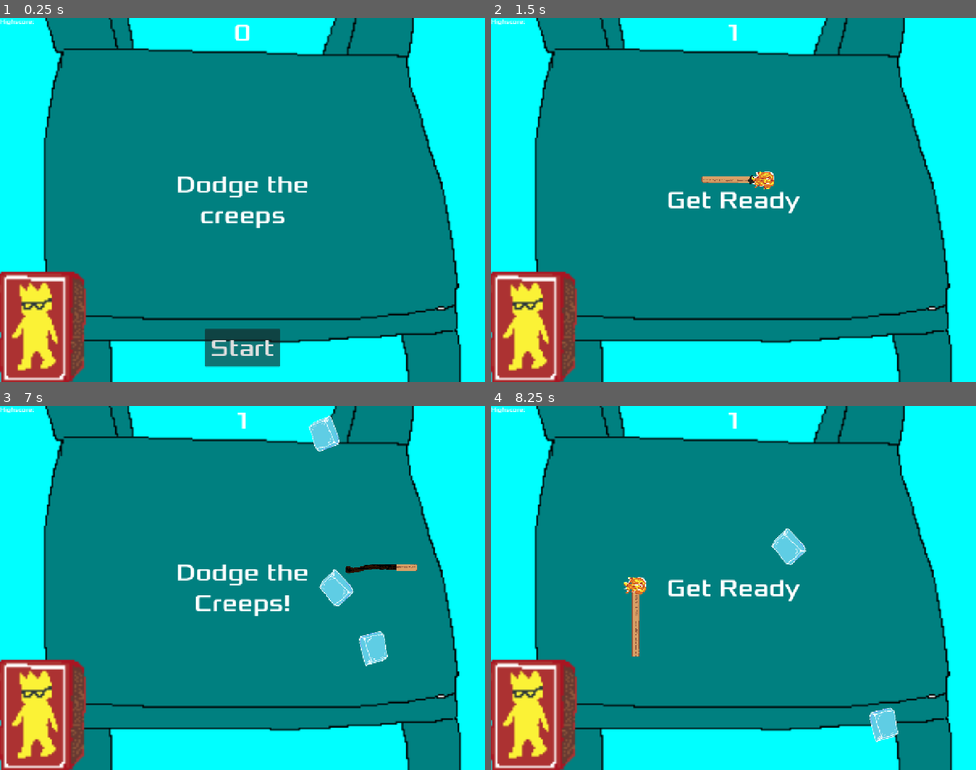
Above: before the commit, frames 1-4 (two rows, left to right).
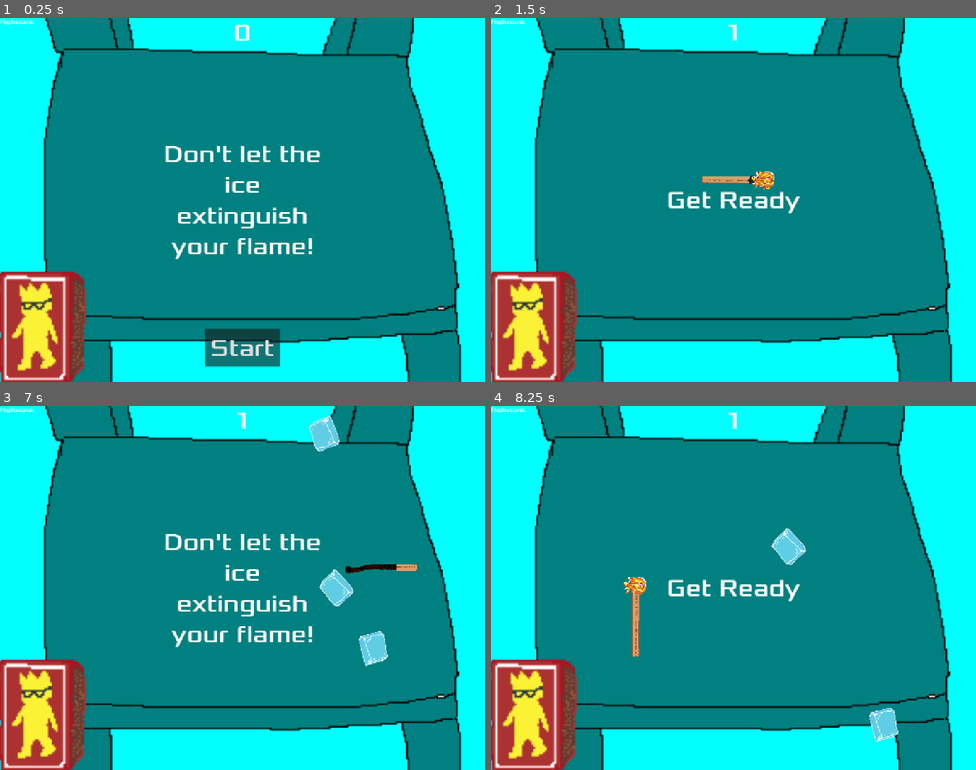
Above: after the commit, the same moments.

Repository: guskog/match-game
Game: Godot game, scene res://main.tscn
Same seed, same stepped clock (60 frames per second), same inputs: the game is played once before the commit and once after it.
Inputs:
- Up to frame 1 (0.25 s): no input
- Up to frame 2 (1.5 s): click "Start" at 0.5 s; hold Right (move_right) from 1.28 s (still down)
- Up to frame 3 (7 s): release Right (move_right) at 2.03 s; hold Down (move_down) 2.03-2.78 s; hold Right (move_right) 2.78-3.53 s; hold Up (move_up) 3.53-4.28 s; hold Left (move_left) 4.28-5.78 s; hold Down (move_down) 5.78-6.53 s; hold Right (move_right) from 6.53 s (still down)
- Up to frame 4 (8.25 s): release Right (move_right) at 7.28 s; hold Up (move_up) 7.28-8 s; click "Start" at 8 s

The runs differ from the first frame. In frame 1, 2.3% of the frame differs, in the area x 34-66%, y 35-67%; in frame 2, nothing differs; in frame 3, 2.4%; in frame 4, nothing differs.

Commit message:
Changed flavor text. Release 0.1

Diff:
--- a/hud.gd
+++ b/hud.gd
@@ -22,7 +22,7 @@
 	show_message("Game Over")
 	# Wait until messageTimer has counted down.
 	await $MessageTimer.timeout
-	$Message.text = "Dodge the Creeps!"
+	$Message.text = "Don't let the ice extinguish your flame!"
 	$Message.show()
 	# Make a one-shot timer and wait for it to finish
 	await get_tree().create_timer(1.0).timeout
--- a/hud.tscn
+++ b/hud.tscn
@@ -40,7 +40,7 @@
 grow_vertical = 2
 theme_override_fonts/font = ExtResource("1_37p78")
 theme_override_font_sizes/font_size = 64
-text = "Dodge the creeps"
+text = "Don't let the ice extinguish your flame!"
 horizontal_alignment = 1
 vertical_alignment = 1
 autowrap_mode = 2
--- a/mob.tscn
+++ b/mob.tscn
@@ -8,6 +8,7 @@
 [ext_resource type="Texture2D" uid="uid://d1nref1a1v3e8" path="res://art/enemySwimming_2.png" id="4_ieysi"]
 [ext_resource type="Texture2D" uid="uid://21up5du41v0u" path="res://art/enemyWalking_1.png" id="5_cixyi"]
 [ext_resource type="Texture2D" uid="uid://dkpnphfn7nv7k" path="res://art/enemyWalking_2.png" id="6_7ulmv"]
+[ext_resource type="Script" uid="uid://c1p7pfm4k1dw3" path="res://trail.gd" id="9_ieysi"]
 
 [sub_resource type="SpriteFrames" id="SpriteFrames_jfba5"]
 animations = [{
@@ -53,6 +54,19 @@
 "speed": 3.0
 }]
 
+[sub_resource type="Gradient" id="Gradient_cixyi"]
+colors = PackedColorArray(1, 1, 1, 0, 1, 1, 1, 1)
+
+[sub_resource type="Gradient" id="Gradient_1jxqw"]
+offsets = PackedFloat32Array(0, 0.512987, 1)
+colors = PackedColorArray(1, 1, 1, 0, 0, 0, 0, 1, 1, 1, 1, 0)
+
+[sub_resource type="GradientTexture2D" id="GradientTexture2D_7ulmv"]
+gradient = SubResource("Gradient_1jxqw")
+fill = 1
+fill_from = Vector2(0.47706422, 0.5091743)
+repeat = 1
+
 [sub_resource type="RectangleShape2D" id="RectangleShape2D_5vw27"]
 size = Vector2(63, 72.5)
 
@@ -69,6 +83,16 @@
 sprite_frames = SubResource("SpriteFrames_jfba5")
 animation = &"ice"
 
+[node name="Trail" type="Line2D" parent="AnimatedSprite2D" unique_id=1943792715]
+process_mode = 4
+top_level = true
+width = 46.645
+gradient = SubResource("Gradient_cixyi")
+texture = SubResource("GradientTexture2D_7ulmv")
+texture_mode = 1
+joint_mode = 2
+script = ExtResource("9_ieysi")
+
 [node name="CollisionShape2D" type="CollisionShape2D" parent="." unique_id=676177750]
 position = Vector2(0, -1)
 rotation = 1.5707964
